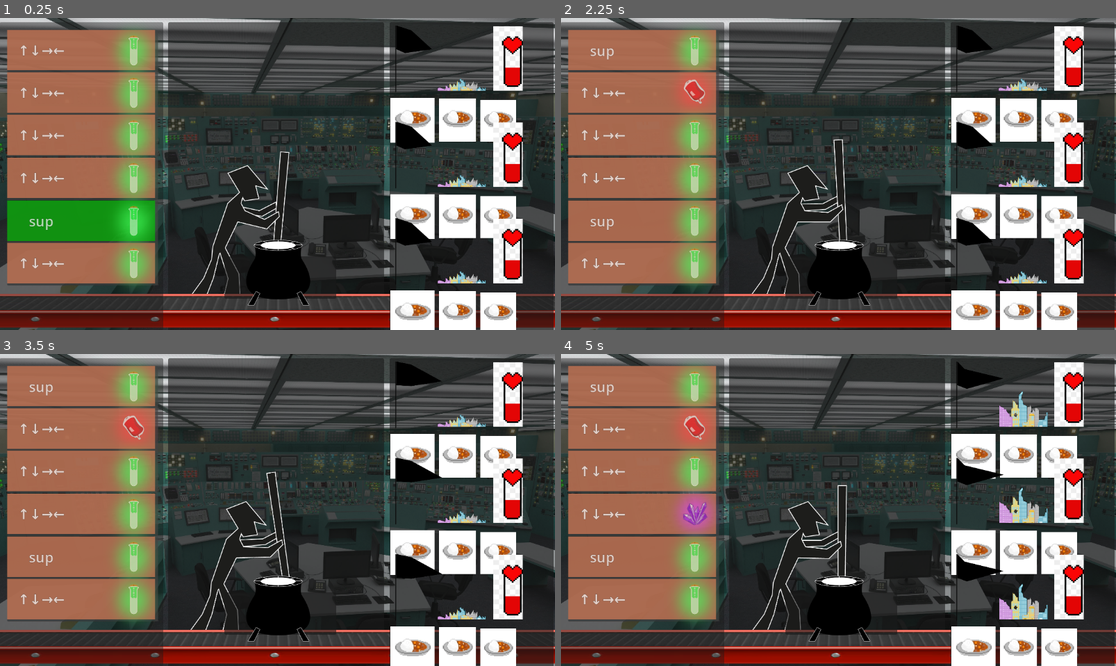
Above: before the commit, frames 1-4 (two rows, left to right).
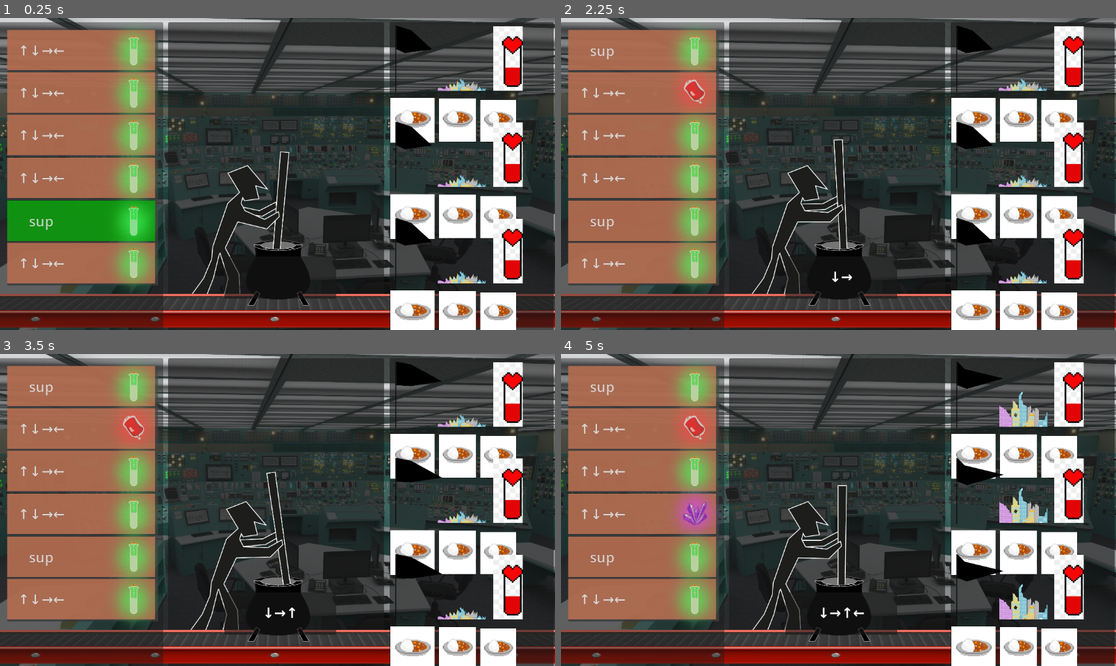
Above: after the commit, the same moments.

Repository: MelissaEPFL/OrbitalGameJam2025
Game: Godot game, scene res://main.tscn
Two runs of this game, one before a commit and one after it. Both use one fixed random seed, a clock stepped at 60 frames per second and the inputs below.
Inputs:
- Up to frame 1 (0.25 s): no input
- Up to frame 2 (2.25 s): tap Enter at 0.5, 0.6 s; hold D 0.53-1.28 s; hold S 1.28-2.03 s; tap 1 at 1.35 s; hold D from 2.03 s (still down); tap 2 at 2.1 s
- Up to frame 3 (3.5 s): release D at 2.78 s; hold W from 2.78 s (still down); tap 3 at 2.85 s
- Up to frame 4 (5 s): release W at 3.53 s; hold A from 3.53 s (still down); tap 4 at 3.6 s; tap 5 at 4.35 s

The runs differ from the first frame. In frame 1, 0.2% of the frame differs, in the area x 45-56%, y 71-90%; in frame 2, 0.2%; in frame 3, 0.2%; in frame 4, 0.3%.

Commit message:
update bugs and ingredient grid display in center

Diff:
--- a/Game/chaudron.tscn
+++ b/Game/chaudron.tscn
@@ -39,6 +39,7 @@
 [node name="Groupe_chaudrons" type="Node2D" parent="."]
 
 [node name="Chaudrons" type="AnimatedSprite2D" parent="Groupe_chaudrons"]
+z_index = 1
 position = Vector2(-426.25, 330.457)
 scale = Vector2(0.582298, 0.582298)
 sprite_frames = SubResource("SpriteFrames_tirl1")
--- a/Game/grid_container.gd
+++ b/Game/grid_container.gd
@@ -2,19 +2,22 @@
 
 var nbr_ingr:int = 4
 
-#children ingredients
-@onready var ingr1 = $Ingredient1
-@onready var ingr2 = $Ingredient2
-@onready var ingr3 = $Ingredient3
-@onready var ingr4 = $Ingredient4
-
 # Array to store the state of each ingredient
 var ingredient_states:Array = ["empty", "empty","empty","empty"]
-var ingredients:Array = [ingr1,ingr2,ingr3,ingr4]
+var ingredients:Array = []
 
 func _ready():
+
+	#Get children ingredients
+	var ingr1 = get_node("ingredient1")
+	var ingr2 = get_node("ingredient2")
+	var ingr3 = get_node("ingredient3")
+	var ingr4 = get_node("ingredient4")
+	ingredients = [ingr1,ingr2,ingr3,ingr4]
+
 	# Initialize empty ingredients
 	for i in range(nbr_ingr):
+		print(ingredients[i])
 		ingredients[i].play("empty")
 
 # Update a specific ingredient in the grid
--- a/Game/ingredient.tscn
+++ b/Game/ingredient.tscn
@@ -90,8 +90,6 @@
 "speed": 5.0
 }]
 
-[node name="Ingredient" type="Node2D"]
-
-[node name="ingredient_sprite" type="AnimatedSprite2D" parent="."]
-sprite_frames = SubResource("SpriteFrames_ngxxb")
+[node name="ingredient" type="AnimatedSprite2D"]
+sprite_frames = SubResource("SpriteFrames_762re")
 animation = &"empty"
--- a/Game/main.tscn
+++ b/Game/main.tscn
@@ -1,15 +1,17 @@
-[gd_scene load_steps=28 format=3 uid="uid://dupgtndhtv0uw"]
+[gd_scene load_steps=30 format=3 uid="uid://dupgtndhtv0uw"]
 
 [ext_resource type="Script" uid="uid://c3ysm3n3etekc" path="res://GameStateManagement.gd" id="1_272bh"]
 [ext_resource type="Texture2D" uid="uid://d4fp16xf8tfwv" path="res://assets/nuclear_plant_control_pannel.jpg" id="2_5vw27"]
+[ext_resource type="Script" uid="uid://decc4h1hf054w" path="res://grid_container.gd" id="2_dg77c"]
 [ext_resource type="PackedScene" uid="uid://l7uh2auesjry" path="res://control_menugauche.tscn" id="3_4c57u"]
 [ext_resource type="PackedScene" uid="uid://b4sy00ot8bfvn" path="res://country.tscn" id="3_5vw27"]
 [ext_resource type="Texture2D" uid="uid://mafoh57dq207" path="res://assets/Perso-Gome-Jum.png" id="3_kek77"]
+[ext_resource type="PackedScene" uid="uid://d14hw6ksoqh0n" path="res://ingredient.tscn" id="3_ycdy4"]
 [ext_resource type="Script" uid="uid://bt3h3pymd07gw" path="res://martin.gd" id="4_4c57u"]
 [ext_resource type="Texture2D" uid="uid://cjjhqpe5jdkf8" path="res://assets/conveyor_belt_anim,.png" id="5_efxa6"]
 [ext_resource type="Script" uid="uid://bcqg1gnybc3bt" path="res://conveyor_belt.gd" id="6_dg77c"]
 [ext_resource type="PackedScene" uid="uid://bcs8y5ylt07we" path="res://chaudron.tscn" id="7_ycdy4"]
-[ext_resource type="PackedScene" uid="uid://cnssvg84henkc" path="res://incantationDisplay.tscn" id="8_5vw27"]
+[ext_resource type="PackedScene" path="res://incantationDisplay.tscn" id="8_5vw27"]
 
 [sub_resource type="AtlasTexture" id="AtlasTexture_n5ude"]
 atlas = ExtResource("3_kek77")
@@ -176,7 +178,21 @@
 [node name="GameManager" type="Node2D" parent="."]
 script = ExtResource("1_272bh")
 
+[node name="FinishedIngredients" type="GridContainer" parent="GameManager"]
+offset_right = 40.0
+offset_bottom = 40.0
+script = ExtResource("2_dg77c")
+
+[node name="ingredient1" parent="GameManager/FinishedIngredients" instance=ExtResource("3_ycdy4")]
+
+[node name="ingredient2" parent="GameManager/FinishedIngredients" instance=ExtResource("3_ycdy4")]
+
+[node name="ingredient3" parent="GameManager/FinishedIngredients" instance=ExtResource("3_ycdy4")]
+
+[node name="ingredient4" parent="GameManager/FinishedIngredients" instance=ExtResource("3_ycdy4")]
+
 [node name="Background" type="Sprite2D" parent="."]
+z_index = -2
 position = Vector2(574, 325)
 scale = Vector2(0.321635, 0.321635)
 texture = ExtResource("2_5vw27")
@@ -212,10 +228,14 @@
 position = Vector2(0, 400)
 
 [node name="Menu central" type="Panel" parent="."]
+z_index = -1
 layout_mode = 0
 offset_left = 350.0
 offset_right = 798.0
 offset_bottom = 648.0
+
+[node name="Chaudron" parent="Menu central" instance=ExtResource("7_ycdy4")]
+position = Vector2(-90.115, 27)
 
 [node name="Martin" type="AnimatedSprite2D" parent="Menu central"]
 position = Vector2(151, 391.153)
@@ -223,10 +243,6 @@
 sprite_frames = SubResource("SpriteFrames_os5c7")
 animation = &"failure"
 script = ExtResource("4_4c57u")
-
-[node name="Chaudron" parent="Menu central" instance=ExtResource("7_ycdy4")]
-z_index = 1
-position = Vector2(-90.115, 27)
 
 [node name="IncantationPanel" parent="Menu central" instance=ExtResource("8_5vw27")]
 z_index = 1
@@ -247,6 +263,8 @@
 
 [connection signal="failedMissileLaunch" from="GameManager" to="Menu central/Martin" method="_on_failure"]
 [connection signal="incantationCharacterStream" from="GameManager" to="Menu central/IncantationPanel" method="treatSignal"]
+[connection signal="successfulIncantation" from="GameManager" to="GameManager/FinishedIngredients" method="update_ingredient"]
+[connection signal="successfulMissileLaunch" from="GameManager" to="GameManager/FinishedIngredients" method="reset_grid"]
 [connection signal="successfulMissileLaunch" from="GameManager" to="Menu gauche/ControlMenugauche" method="foo"]
 [connection signal="successfulMissileLaunch" from="GameManager" to="Menu central/Chaudron" method="_on_recipe_change"]
 [connection signal="chaudron_arrived" from="Menu central/Chaudron" to="Menu central/ConveyorBelt" method="_conveyor_on_off"]
Not shown, added: Game/assets/Barre de vie.png.import
Not shown: 1 places in Game/ingredient.tscn that only renumber resources
